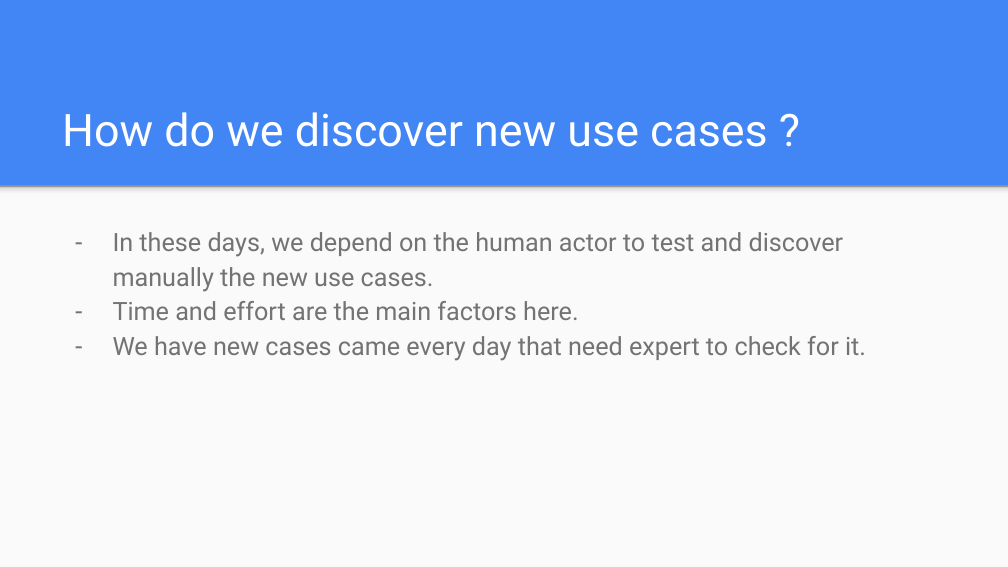
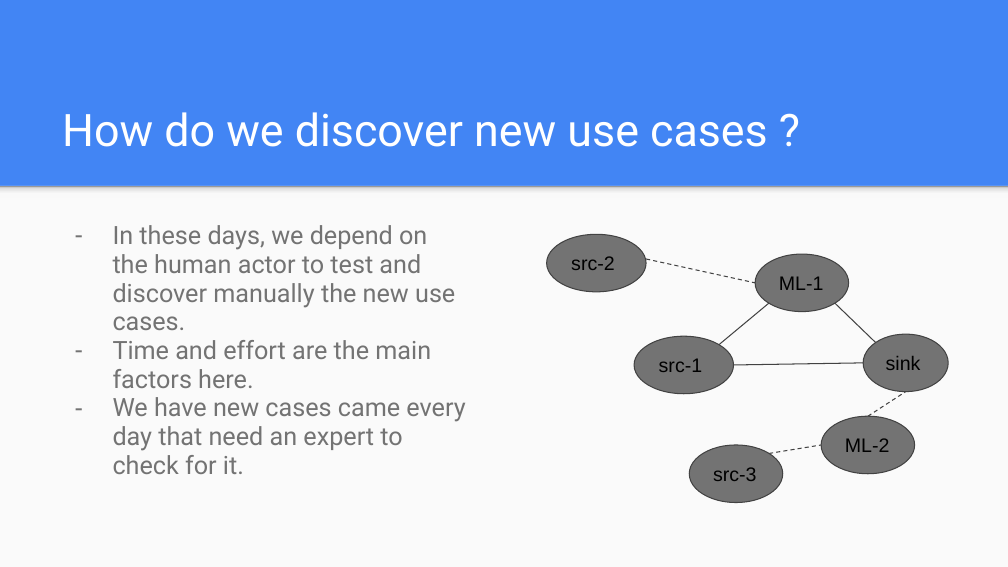
Before and after one commit to ITU-AI-ML-in-5G-Challenge/ITU-ML5G-PS-010-Build-a-thon-InnovNet, a slide deck: slide 4 of presentation/Final presentation of Deriving new use cases based on link prediction algorithm for FG AN use cases.pptx. Drawn at 1008x567 pixels with LibreOffice and Linux fonts; fonts in the diff are those of the drawing. Boxes give left, top, right and bottom in pixels: in the first picture for what was removed or moved away, otherwise in the second. Text is boxed around its words. In the diff, an @@ line names an element or a change of style, - is before the commit and + after.

```diff
--- a/presentation/Final presentation of Deriving new use cases based on link prediction algorithm for FG AN use cases.pptx
+++ b/presentation/Final presentation of Deriving new use cases based on link prediction algorithm for FG AN use cases.pptx
@@ text at (x1=113, y1=225, x2=455, y2=388): line spacing 1.15 to 0.95 @@
@@ ellipse added at (x1=546, y1=234, x2=646, y2=291), fill #737373, outline #424242 0.75 pt, 14 pt, text #000000 @@
+src-2
@@ line added from (646, 259) to (755, 283), #424242 0.75 pt dashed @@
@@ ellipse added at (x1=755, y1=254, x2=849, y2=311), fill #737373, outline #424242 0.75 pt, 14 pt, text #000000 @@
+ML-1
@@ line added from (719, 345) to (769, 303), #424242 0.75 pt @@
@@ line added from (835, 303) to (876, 343), #424242 0.75 pt @@
@@ ellipse added at (x1=634, y1=337, x2=734, y2=394), fill #737373, outline #424242 0.75 pt, 14 pt, text #000000 @@
+src-1
@@ ellipse added at (x1=863, y1=334, x2=948, y2=391), fill #737373, outline #424242 0.75 pt, 14 pt, text #000000 @@
+sink
@@ line added from (734, 365) to (863, 363), #424242 0.75 pt @@
@@ text at (x1=113, y1=397, x2=465, y2=474): text changed @@
-– We have new cases came every day that need expert to check for it.
+– We have new cases came every day that need an expert to check for it.
@@ ellipse added at (x1=822, y1=416, x2=915, y2=474), fill #737373, outline #424242 0.75 pt, 14 pt, text #000000 @@
+ML-2
@@ line added from (868, 416) to (905, 392), #424242 0.75 pt dashed @@
@@ ellipse added at (x1=689, y1=445, x2=783, y2=502), fill #737373, outline #424242 0.75 pt, 14 pt, text #000000 @@
+src-3
@@ line added from (769, 454) to (822, 445), #424242 0.75 pt dashed @@
```
Also in this commit, not shown: 3 other slides changed.
